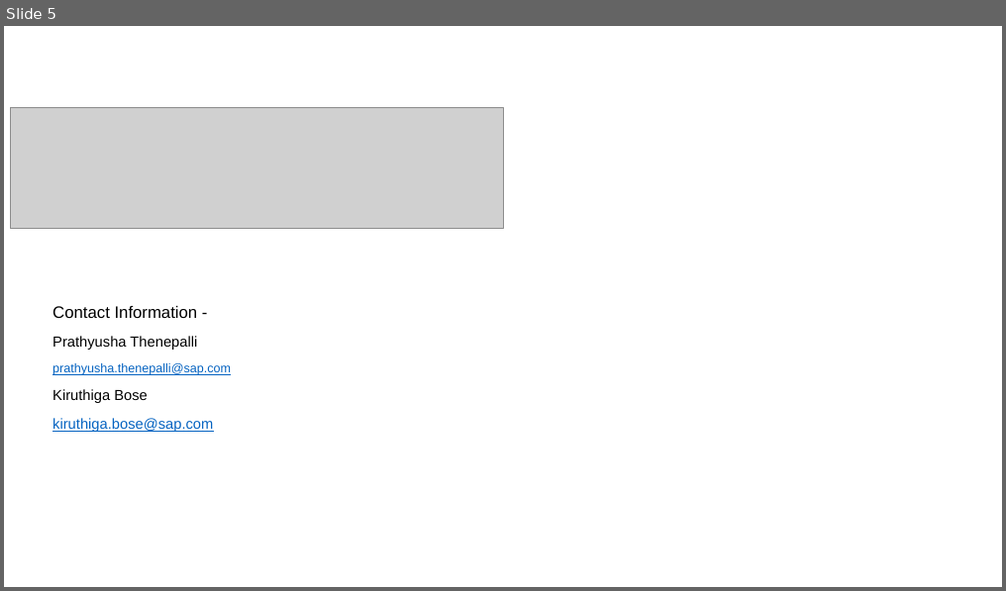
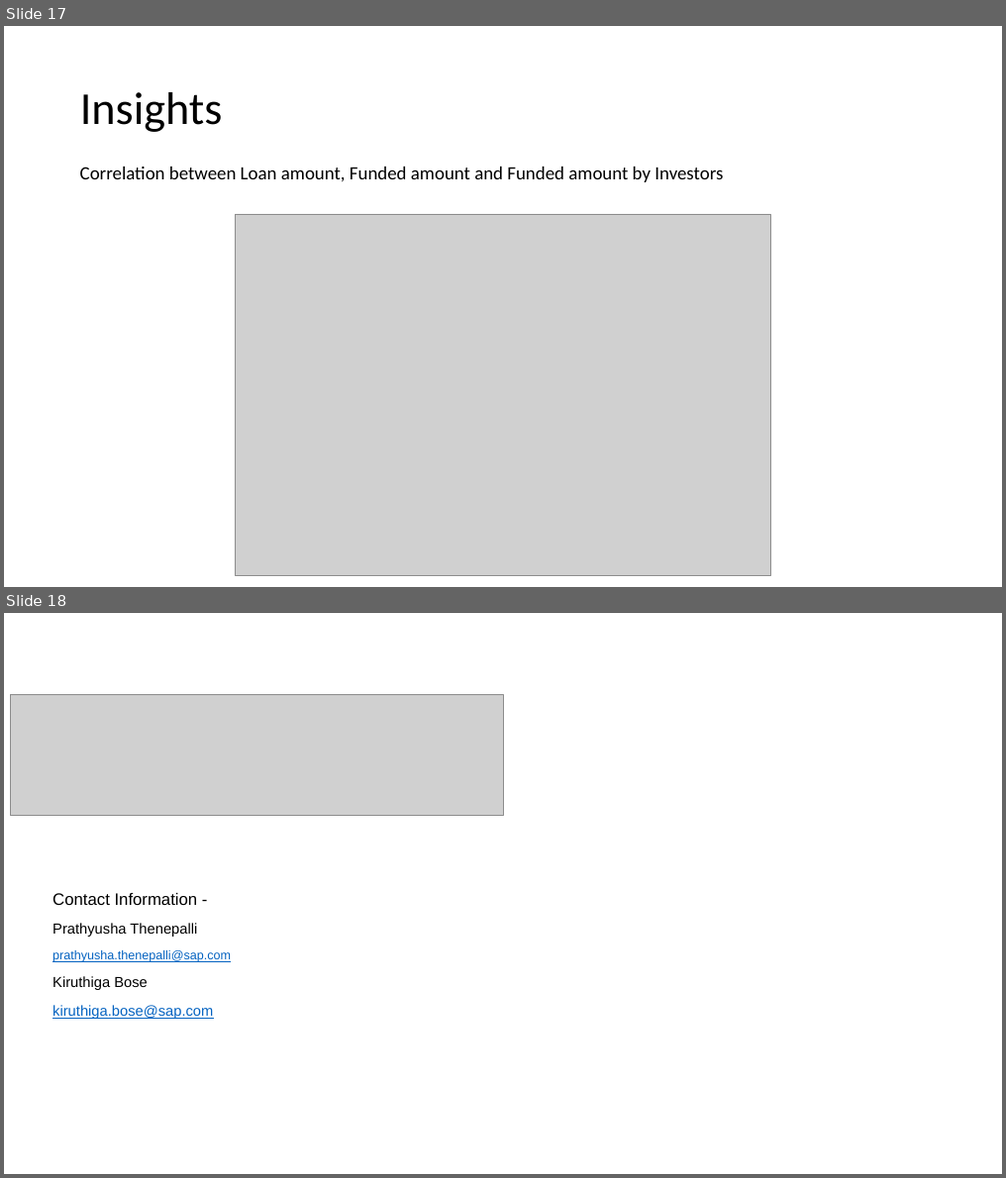
Before and after one commit to KBinSAP/LendingClub, a slide deck: Lending_Club_Case_Study.pptx. Shown one above the other, each under a label of ours: slide 5 before the commit, slides 17 and 18 after it. The pictures are 1006x591 and 1006x1178 pixels, drawn with LibreOffice and Linux fonts; fonts in the diff are those of the drawing; grey boxes stand for pictures; background and template pictures are left out. Boxes give left, top, right and bottom in pixels: in the first picture for what was removed or moved away, otherwise in the second. Text is boxed around its words. In the diff, an @@ line names an element or a change of style, - is before the commit and + after.

```diff
--- a/Lending_Club_Case_Study.pptx
+++ b/Lending_Club_Case_Study.pptx
@@ slide 17 added at [4, 26, 1002, 587], background #FFFFFF @@
@@ title added at [80, 92, 223, 132], 44 pt, text #000000 @@
+Insights
@@ text added at [80, 167, 723, 182], 18 pt, text #000000 @@
+Correlation between Loan amount, Funded amount and Funded amount by Investors
@@ picture added at [236, 214, 770, 576] @@
@@ what was slide 5 is now slide 18 @@
```
Also in this commit, not shown: 1 slide changed, 12 other slides added.
